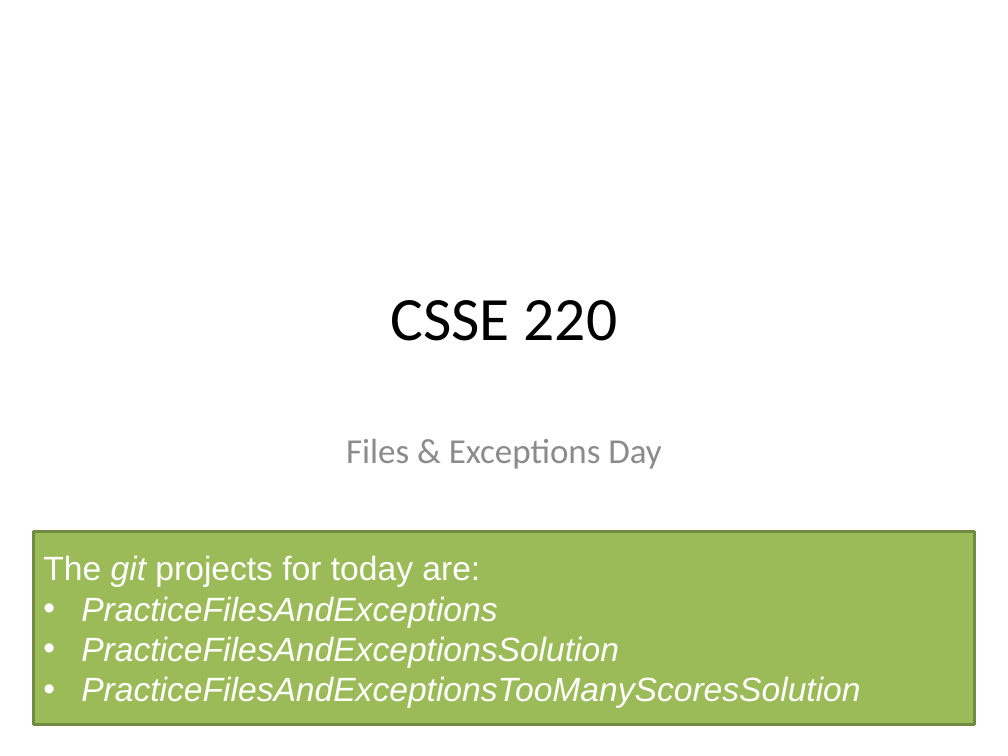
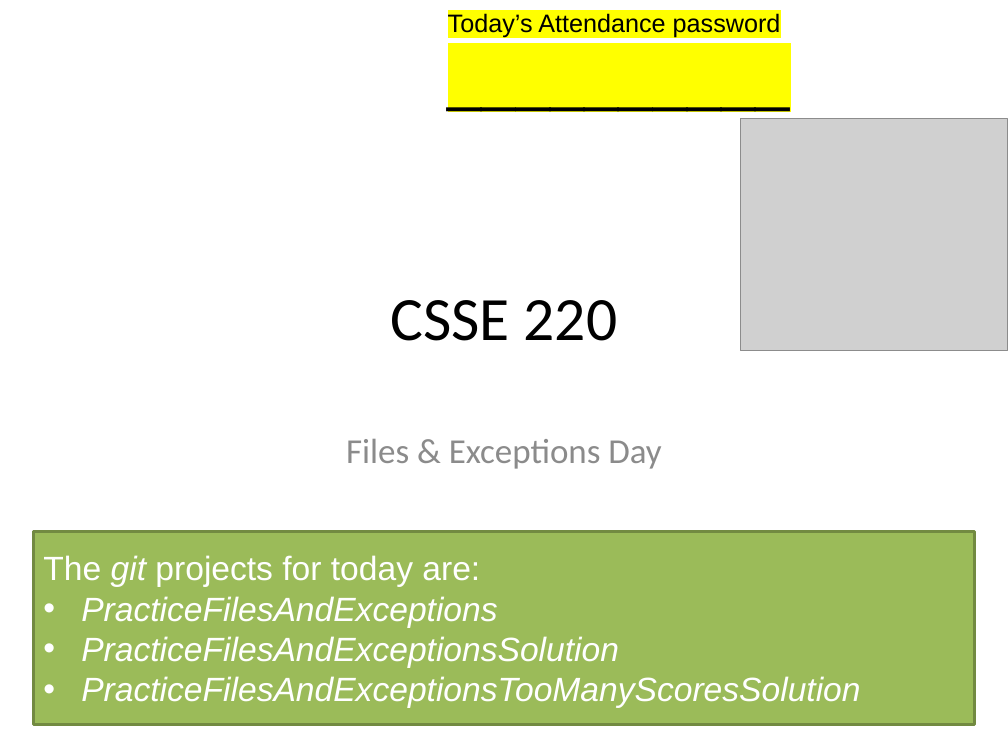
Before and after one commit to RHIT-CSSE/csse220, a slide deck: slide 1 of ClassMaterials/OOAndExceptions/Slides/Part1-UML-Review.pptx. Drawn at 1008x756 pixels with LibreOffice and Linux fonts; fonts in the diff are those of the drawing; grey boxes stand for pictures. Boxes give left, top, right and bottom in pixels: in the first picture for what was removed or moved away, otherwise in the second. Text is boxed around its words. In the diff, an @@ line names an element or a change of style, - is before the commit and + after.

```diff
--- a/ClassMaterials/OOAndExceptions/Slides/Part1-UML-Review.pptx
+++ b/ClassMaterials/OOAndExceptions/Slides/Part1-UML-Review.pptx
@@ text added at [448,13,781,38], 18 pt, text #000000 @@
+Today’s Attendance password
+__________
@@ picture added at [740,119,1008,351] @@
```
Also in this commit, not shown: 1 other file.
